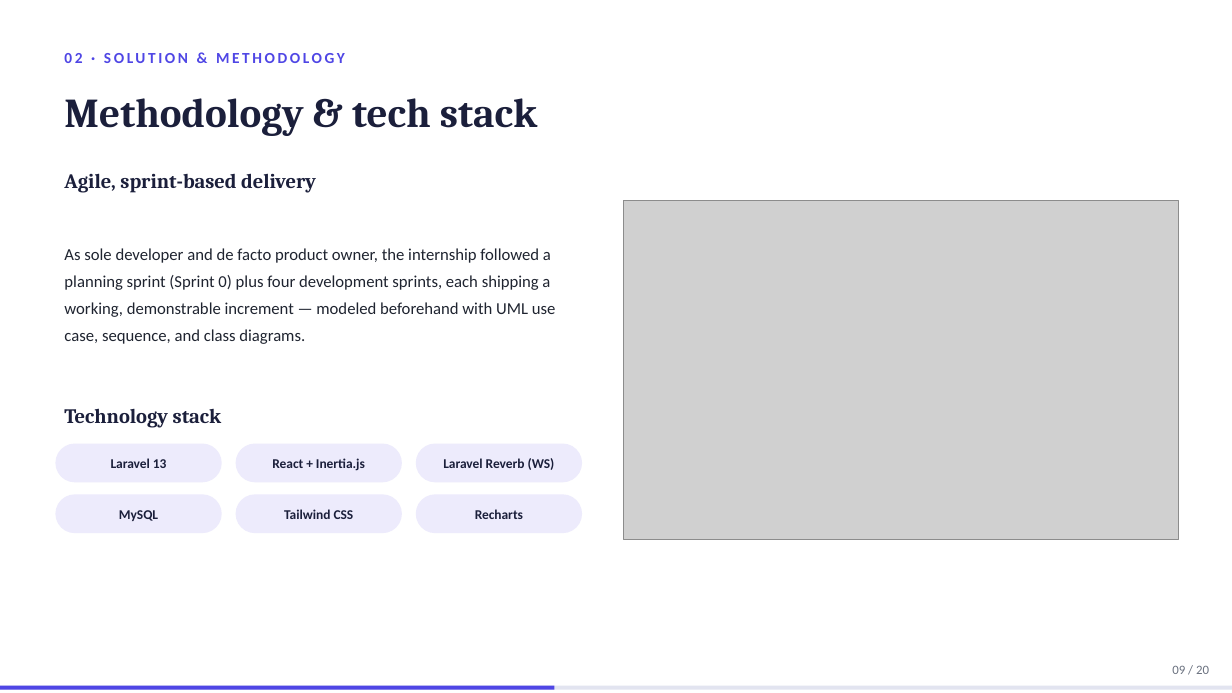
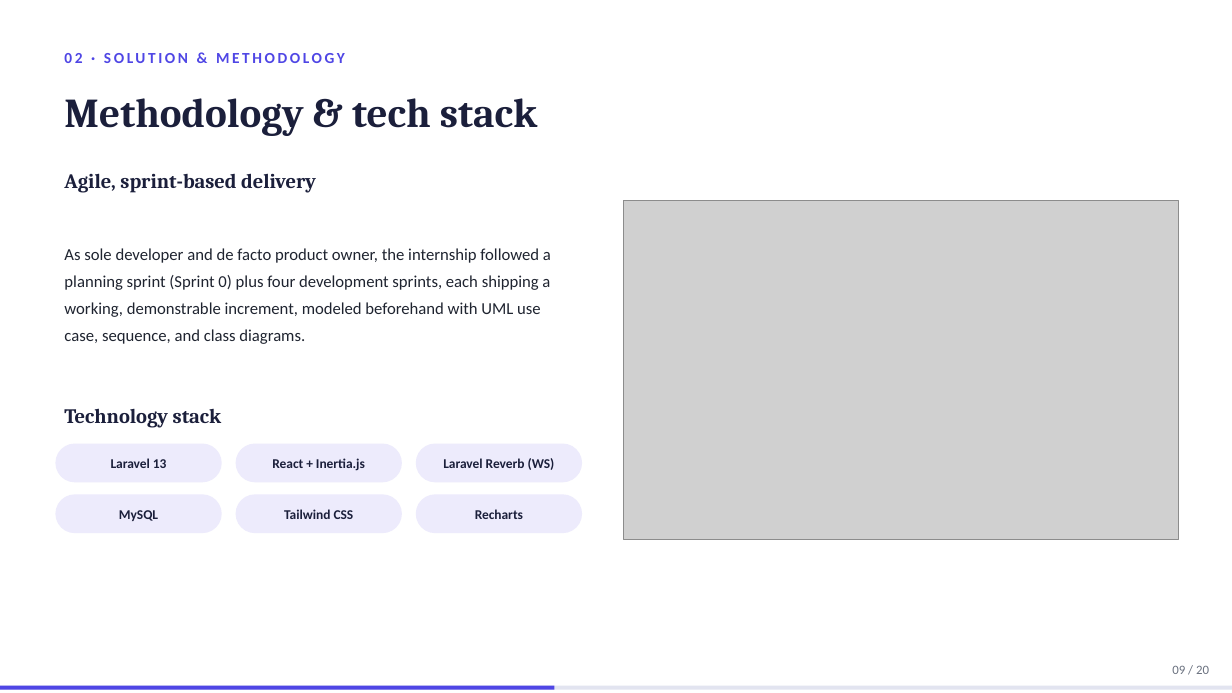
Before and after one commit to domdomxy/synkro, a slide deck: slide 9 of Synkro_PFA_Defense.pptx. Drawn at 1232x693 pixels with LibreOffice and Linux fonts; fonts in the diff are those of the drawing; grey boxes stand for pictures. Boxes give left, top, right and bottom in pixels: in the first picture for what was removed or moved away, otherwise in the second. Text is boxed around its words. In the diff, an @@ line names an element or a change of style, - is before the commit and + after.

```diff
--- a/Synkro_PFA_Defense.pptx
+++ b/Synkro_PFA_Defense.pptx
@@ text at <box>64,248,551,344</box>: text changed @@
-As sole developer and de facto product owner, the internship followed a planning sprint (Sprint 0) plus four development sprints, each shipping a working, demonstrable increment — modeled beforehand with UML use case, sequence, and class diagrams.
+As sole developer and de facto product owner, the internship followed a planning sprint (Sprint 0) plus four development sprints, each shipping a working, demonstrable increment, modeled beforehand with UML use case, sequence, and class diagrams.
```
Also in this commit, not shown: 11 other slides changed.
